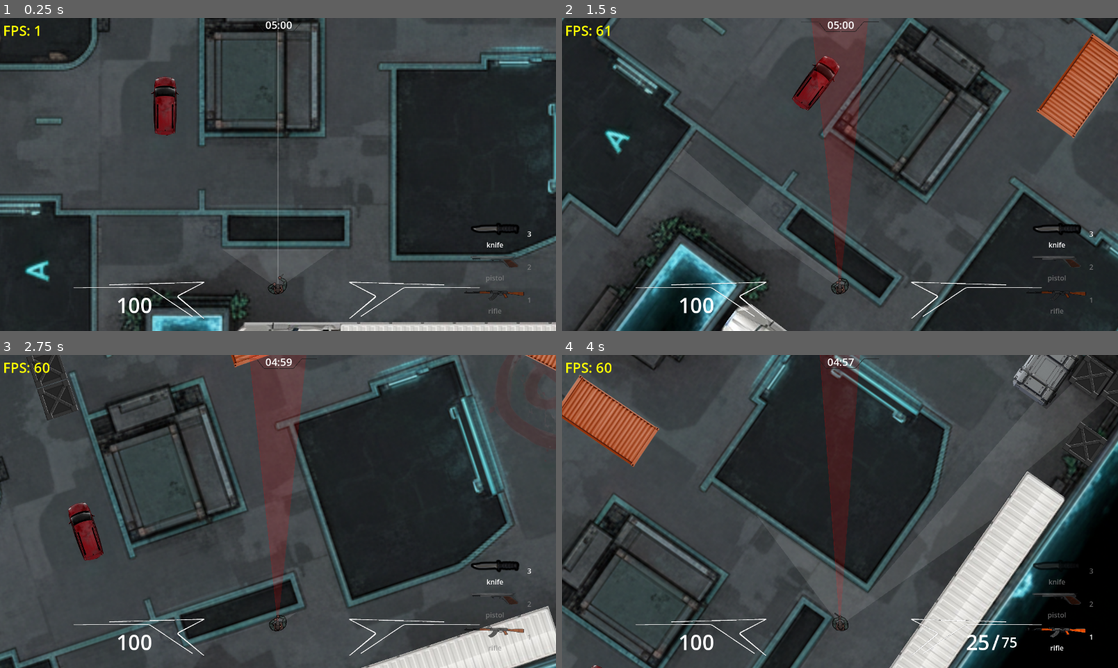
Above: before the commit, frames 1-4 (two rows, left to right).
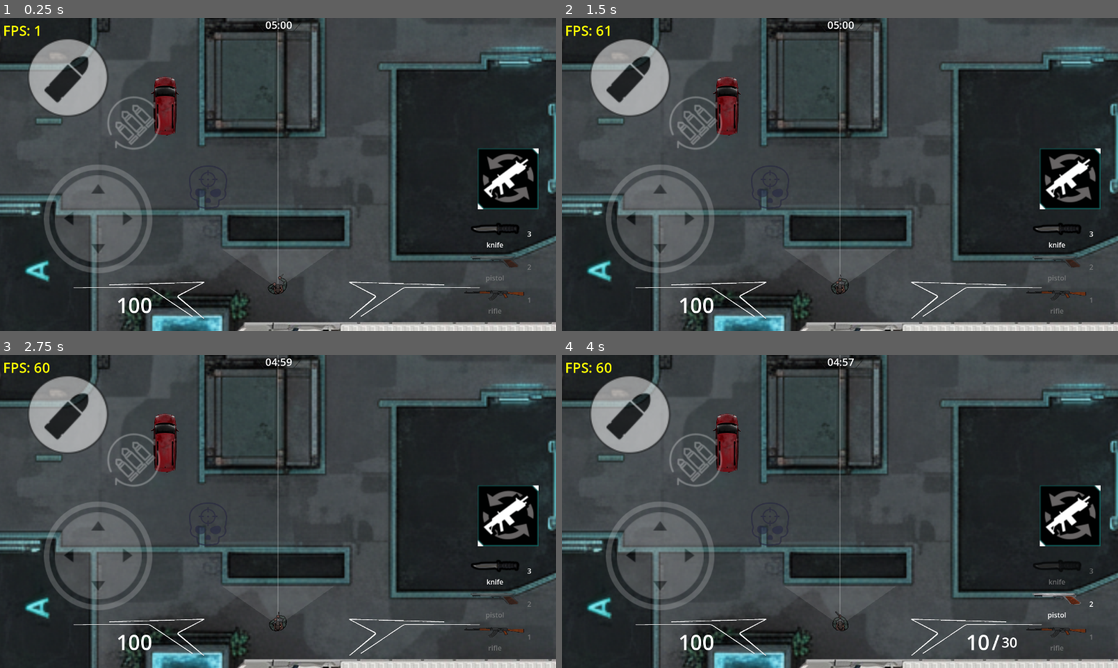
Above: after the commit, the same moments.

Repository: nathgoutam93/grey-line
Game: Godot game, scene res://scenes/maps/counter_strike/counter_strike.tscn
Two runs of this game, one before a commit and one after it. Both use one fixed random seed, a clock stepped at 60 frames per second and the inputs below. This scene is started directly instead of the project's main scene.
Inputs (mouse positions are in pixels of both pictures, inside the frame that each line leads up to):
- Up to frame 1 (0.25 s): no input
- Up to frame 2 (1.5 s): tap Enter at 0.5 s; move the mouse to (867, 174) at 0.52 s; hold W (move_up) from 0.53 s (still down); tap G (drop_weapon) at 0.6 s; click (867, 174) at 0.67 s; move the mouse to (812, 174) at 1.27 s; tap 3 (malee) at 1.35 s
- Up to frame 3 (2.75 s): keep holding W (move_up); move the mouse to (289, 505) at 2.02 s; tap F (pickup) at 2.1 s
- Up to frame 4 (4 s): keep holding W (move_up); move the mouse to (834, 517) at 2.77 s; tap 1 (primary) at 2.85 s; click (834, 517) at 2.92 s; tap Space at 3.5 s; move the mouse to (878, 514) at 3.52 s; tap Mouse wheel down (scroll_down) at 3.6 s

The runs differ from the first frame. In frame 1, 9.3% of the frame differs, in the area x 5-97%, y 6-82%; in frame 2, 57%; in frame 3, 53%; in frame 4, 62%, in the area x 0-100%, y 0-100%.

Commit message:
hotfix: multi-tick one-shot input

Diff:
--- a/scenes/player/_scripts/player_input.gd
+++ b/scenes/player/_scripts/player_input.gd
@@ -96,14 +96,18 @@
 		_pending_slot_select_ticks = EDGE_HOLD_TICKS
 		_pending_slot_select_value = WeaponManager.WeaponSlot.MELEE
 
-	frame.reload_pressed = _pending_reload_ticks > 0
-	frame.switch_prev_pressed = _pending_switch_prev_ticks > 0
-	frame.switch_next_pressed = _pending_switch_next_ticks > 0
+	# Reload should be an edge trigger to avoid repeated reload RPCs per press.
+	frame.reload_pressed = _pending_reload_ticks == EDGE_HOLD_TICKS
+	# Weapon swap must be edge-triggered; holding it for multiple ticks can
+	# cycle through slots and land back on the original weapon.
+	frame.switch_prev_pressed = _pending_switch_prev_ticks == EDGE_HOLD_TICKS
+	frame.switch_next_pressed = _pending_switch_next_ticks == EDGE_HOLD_TICKS
 	# Drop should be a single-shot action per press; holding this edge for
 	# multiple ticks can drop multiple weapons in sequence.
 	frame.drop_pressed = _pending_drop_ticks == EDGE_HOLD_TICKS
-	frame.interact_pressed = _pending_interact_ticks > 0
-	if _pending_slot_select_ticks > 0:
+	# Interact and slot-select are single-shot actions.
+	frame.interact_pressed = _pending_interact_ticks == EDGE_HOLD_TICKS
+	if _pending_slot_select_ticks == EDGE_HOLD_TICKS:
 		frame.slot_select = _pending_slot_select_value
 
 	_pending_reload_ticks = maxi(_pending_reload_ticks - 1, 0)
--- a/scenes/player/player.tscn
+++ b/scenes/player/player.tscn
@@ -117,4 +117,5 @@
 
 [node name="PlayerInput" type="Node" parent="." unique_id=287852089 node_paths=PackedStringArray("player")]
 script = ExtResource("13_gx1jg")
+input_mode = 1
 player = NodePath("..")
